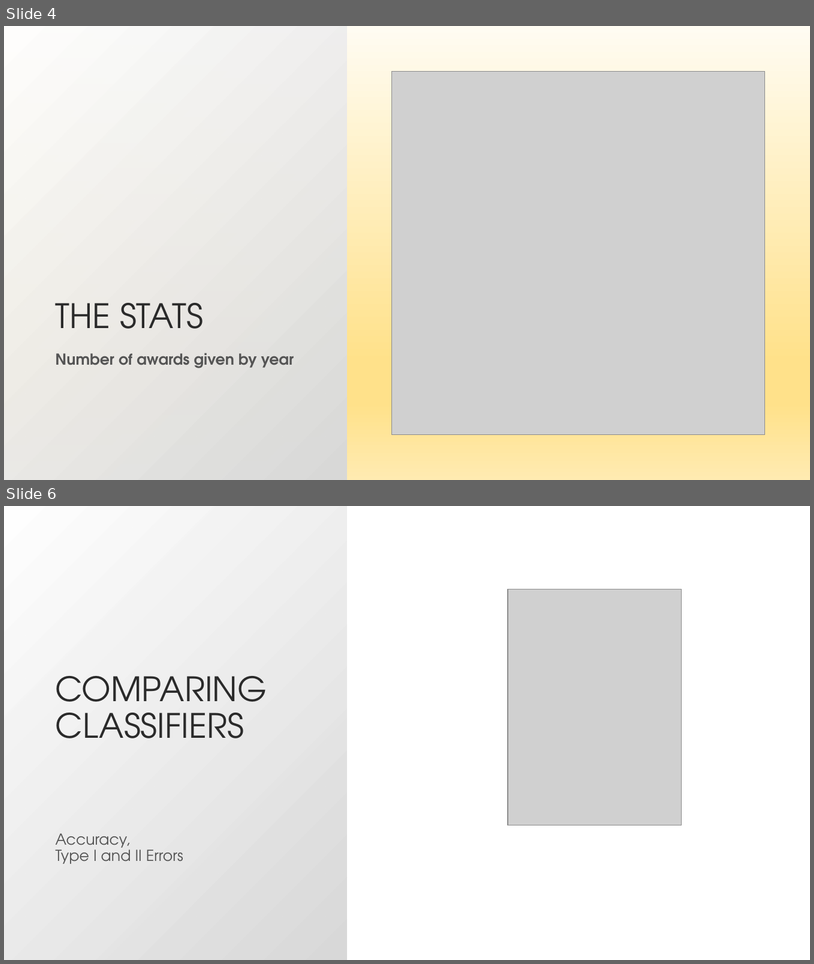
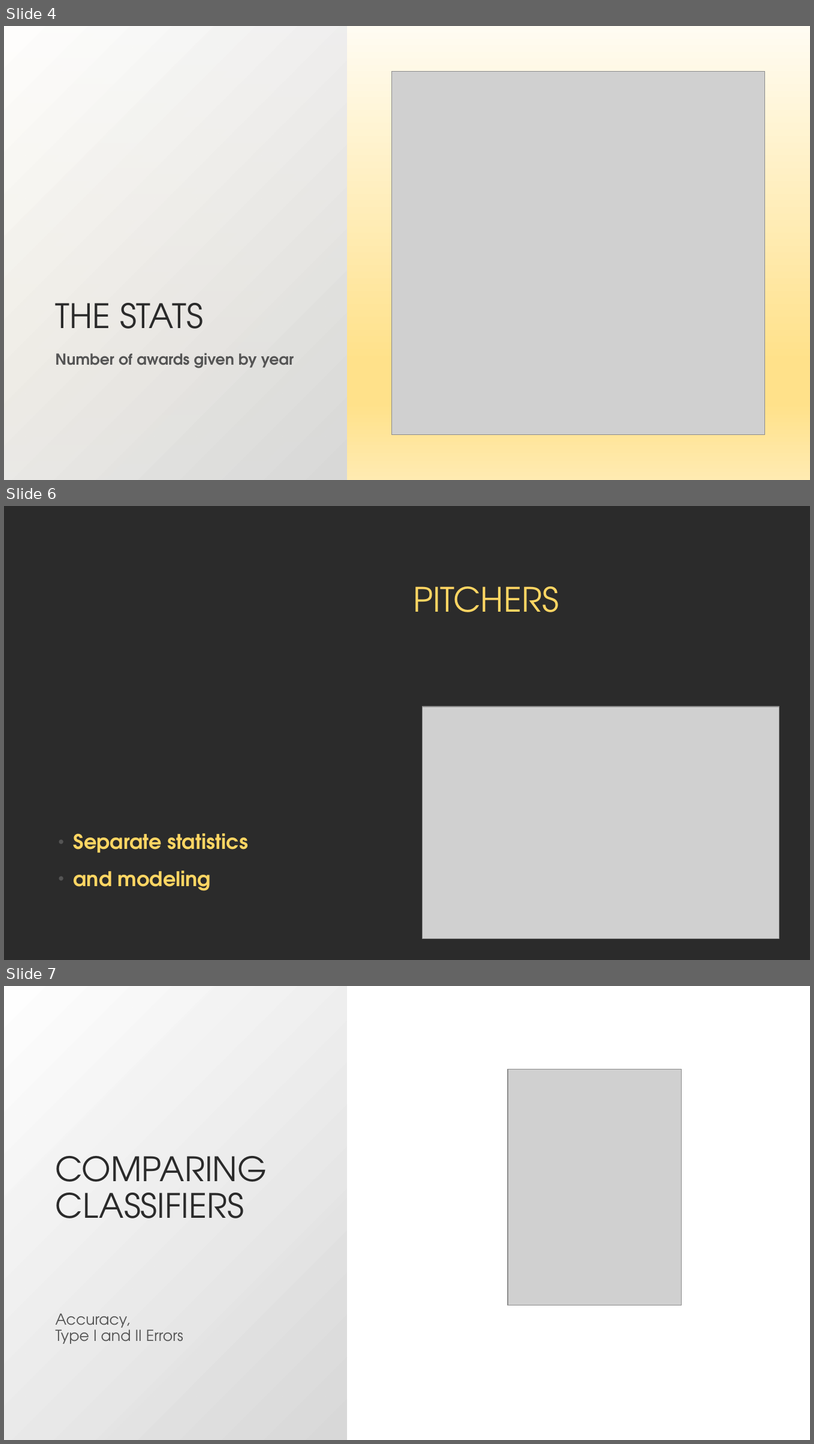
Before and after one commit to aradaha/Baseball-Stats-Project, a slide deck: pptx/CaptsonePowerPoint.pptx. Shown one above the other, each under a label of ours: slides 4 and 6 before the commit, slides 4, 6 and 7 after it; the slides between them are not shown. The pictures are 814x964 and 814x1444 pixels, drawn with LibreOffice and Linux fonts; fonts in the diff are those of the drawing; grey boxes stand for pictures; background and template pictures are left out; a plain dark background stands for a picture behind light text. Boxes give left, top, right and bottom in pixels: in the first picture for what was removed or moved away, otherwise in the second. Text is boxed around its words. In the diff, an @@ line names an element or a change of style, - is before the commit and + after.

```diff
--- a/pptx/CaptsonePowerPoint.pptx
+++ b/pptx/CaptsonePowerPoint.pptx
@@ slide 6 added at box(4, 506, 810, 960), background picture (left out) @@
@@ text added at box(413, 586, 559, 612), 40 pt, text #FFD663 @@
+PITCHERS
@@ picture added at box(422, 706, 779, 938) @@
@@ text added at box(74, 833, 248, 891), 24 pt, text #FFD663, bold @@
+• Separate statistics
+• and modeling
@@ what was slide 6 is now slide 7 @@
```
Also in this commit, not shown: 3 slides changed, 3 other files.
